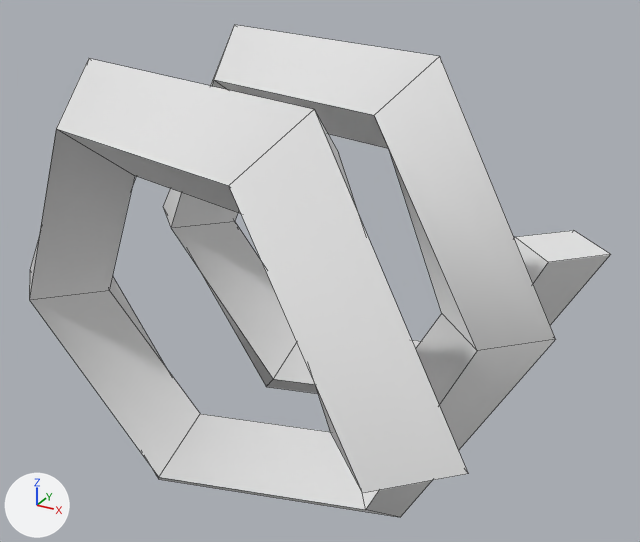
The Blender file data/grid/monster/shocker/shocker.blend as it was, and as the next commit left it.
Before and after are seen from a camera (50 mm lens) standing at (1.51, -2.65, 1.38) and looking at (0.03, 0.05, 0.03). The lights are fixed; the arrows at lower left show +X, +Y and +Z. Mesh edges are drawn as thin lines.

Script lines for the objects in view, before the commit:
```python
me_shocker = bpy.data.meshes.new('shocker')
me_shocker.from_pydata(...)  # 52 vertices, 50 faces; spans x -1.0..0.95, y -1.03..1.03, z -0.87..0.87
me_shocker.polygons.foreach_set('use_smooth', [True] * 50)
me_shocker.materials.append(mat_shocker)  # white #e7e7e7
ob_shocker = bpy.data.objects.new('shocker', me_shocker)
ob_shocker.location = (0.0, 0.0, 0.0)
_m = ob_shocker.modifiers.new('EdgeSplit', 'EDGE_SPLIT')
_m.split_angle = 1.047
```
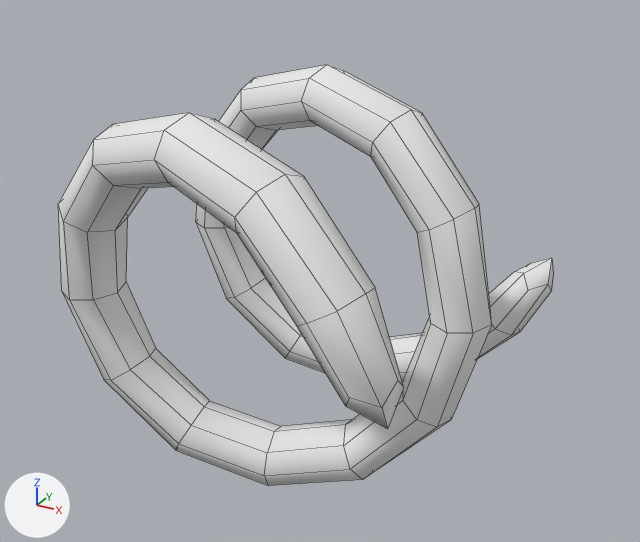
Edits to the bpy script that builds the scene:
```text
Change ob_shocker:
    add _m = ob_shocker.modifiers.new('Subsurf', 'SUBSURF')
    add _m.render_levels = 1
    where _m = ob_shocker.modifiers.new('EdgeSplit', 'EDGE_SPLIT')
    _m.split_angle: 1.047 -> 1.222
```

Location of each change, [x1, y1, x2, y2] in pixels of the pictures (640 x 542 px):
'shocker', modifiers changed (15% narrower, 14% shorter)
    before: [29, 25, 611, 517]
    after: [58, 65, 554, 486]
